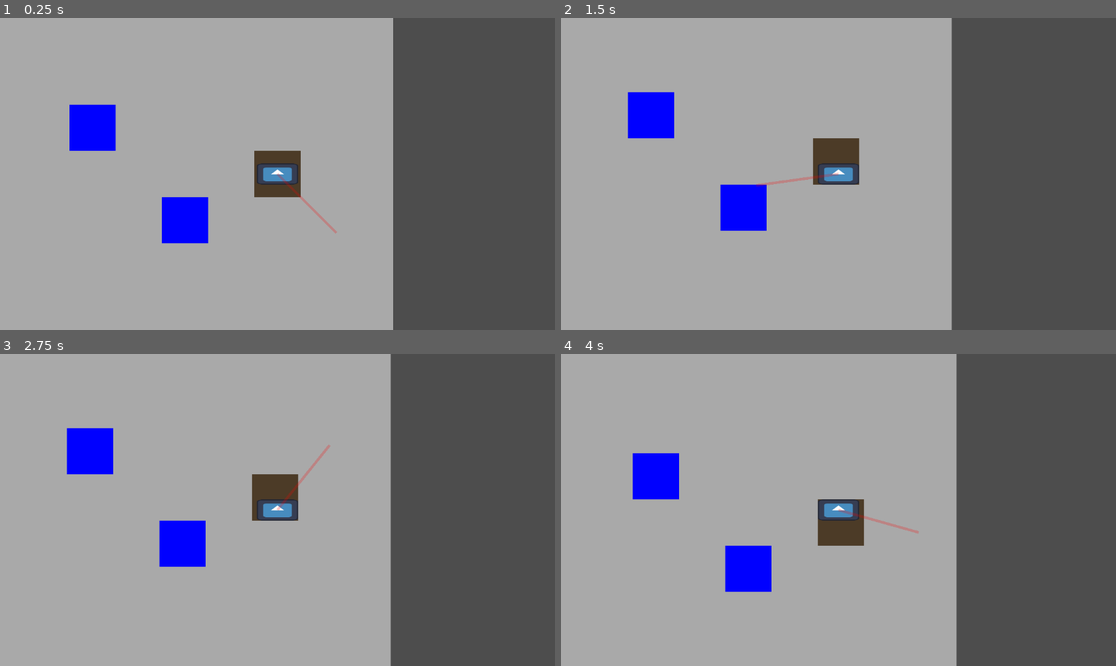
Above: before the commit, frames 1-4 (two rows, left to right).
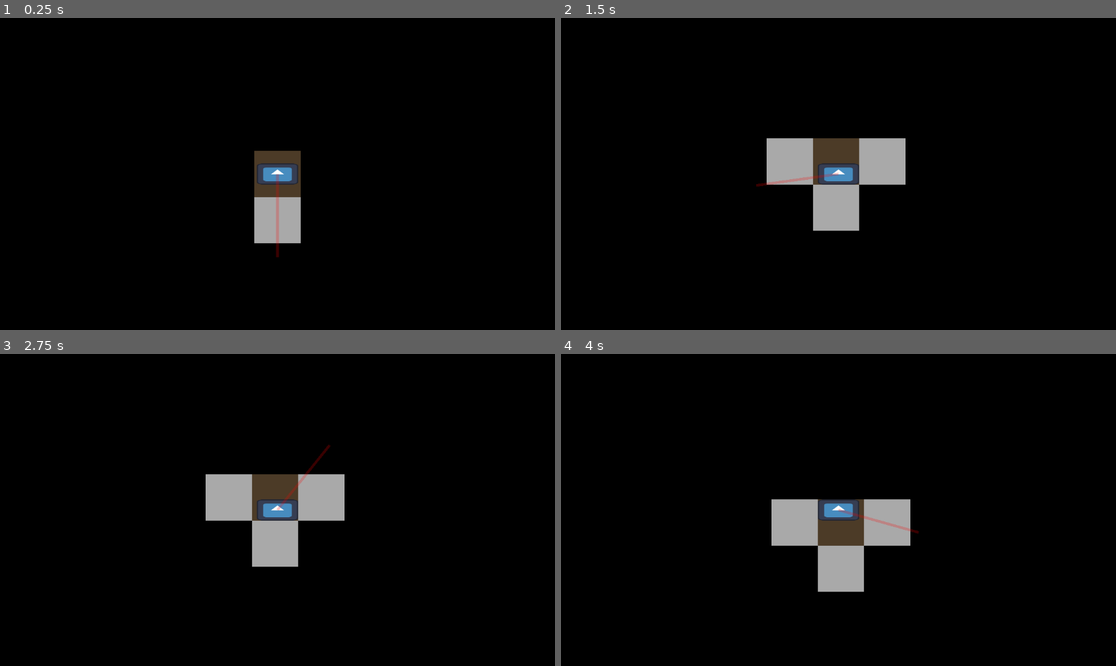
Above: after the commit, the same moments.

Repository: Vryllon/Meow_Miners
Game: Godot game, scene res://Scenes/levels/lobby.tscn
The game is run twice, just before and just after one commit, with the same random seed, the same clock (stepped at 60 frames per second) and the same inputs. The project has no main scene, so this scene is started directly. The engine's default icon, where the game draws it, is replaced by a stand-in: a white triangle on a blue panel in a dark square.
Inputs (mouse positions are in pixels of both pictures, inside the frame that each line leads up to):
- Up to frame 1 (0.25 s): no input
- Up to frame 2 (1.5 s): tap Enter at 0.5 s; move the mouse to (960, 158) at 0.52 s; hold Right (move_right) 0.53-1.28 s; hold E (interact) 0.53-1.28 s; tap Space at 1.25 s; move the mouse to (727, 189) at 1.27 s; hold S (move_down) from 1.28 s (still down); click (727, 189) at 1.35 s
- Up to frame 3 (2.75 s): tap Enter at 2 s; move the mouse to (333, 441) at 2.02 s; release S (move_down) at 2.03 s; hold Right (move_right) from 2.03 s (still down); hold E (interact) from 2.03 s (still down)
- Up to frame 4 (4 s): tap Space at 2.75 s; move the mouse to (810, 572) at 2.77 s; release Right (move_right) at 2.78 s; release E (interact) at 2.78 s; hold W (move_up) 2.78-3.53 s; click (810, 572) at 2.85 s; tap Enter at 3.5 s; move the mouse to (1005, 556) at 3.52 s; hold A (move_left) from 3.53 s (still down); hold E (interact) from 3.53 s (still down)

The runs differ from the first frame. In frame 1, 98% of the frame differs, in the area x 0-100%, y 0-100%; in frame 2, 95%; in frame 3, 95%; in frame 4, 95%.

Commit message:
Added "Fog of War"
All mining pixels are hidden until player ray collides with them

Diff:
--- a/meow-miners/Scenes/Areas/Mining/mining_pixel.tscn
+++ b/meow-miners/Scenes/Areas/Mining/mining_pixel.tscn
@@ -14,6 +14,13 @@
 [sub_resource type="RectangleShape2D" id="RectangleShape2D_tcj5t"]
 size = Vector2(64, 64)
 
+[sub_resource type="Gradient" id="Gradient_egmom"]
+offsets = PackedFloat32Array(0)
+colors = PackedColorArray(0, 0, 0, 1)
+
+[sub_resource type="GradientTexture2D" id="GradientTexture2D_tcj5t"]
+gradient = SubResource("Gradient_egmom")
+
 [node name="Mining_Pixel" type="StaticBody2D" unique_id=1363201829]
 script = ExtResource("1_egmom")
 
@@ -22,3 +29,6 @@
 
 [node name="CollisionShape2D" type="CollisionShape2D" parent="." unique_id=1528230324]
 shape = SubResource("RectangleShape2D_tcj5t")
+
+[node name="Fog" type="Sprite2D" parent="." unique_id=1445861255]
+texture = SubResource("GradientTexture2D_tcj5t")
--- a/meow-miners/Scripts/Areas/Mining/mining_area.gd
+++ b/meow-miners/Scripts/Areas/Mining/mining_area.gd
@@ -2,8 +2,8 @@
 
 signal map_generated
 
-var WIDTH: int = 10
-var HEIGHT: int = 10
+var WIDTH: int = 100
+var HEIGHT: int = 100
 
 var mining_pixel_load : PackedScene = load("res://Scenes/Areas/Mining/mining_pixel.tscn")
 var mining_map: Array = []
--- a/meow-miners/Scripts/Areas/Mining/mining_pixel.gd
+++ b/meow-miners/Scripts/Areas/Mining/mining_pixel.gd
@@ -16,3 +16,6 @@
 func mine() -> String:
 	queue_free()
 	return mineral
+
+func discover() -> void:
+	$Fog.hide()
--- a/meow-miners/Scripts/Characters/player.gd
+++ b/meow-miners/Scripts/Characters/player.gd
@@ -50,6 +50,8 @@
 func handle_ray() -> void:
 	$RayCast2D.target_position = (get_global_mouse_position() - global_position).normalized() * 128
 	$RayCast2D/Mine_Line.set_point_position(1, $RayCast2D.target_position)
+	var focus = $RayCast2D.get_collider()
+	if focus and focus.get_name().contains("mining_pixel"): focus.discover()
 
 # Function that handles mining
 func handle_mining(delta: float) -> void:
